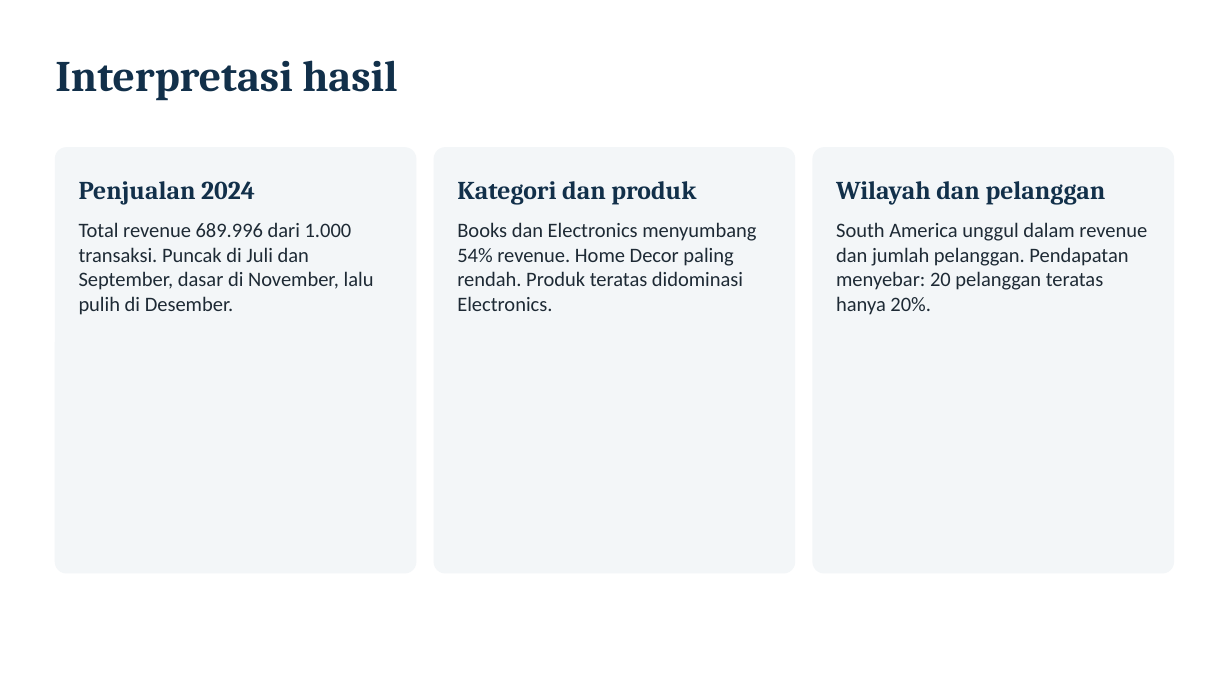
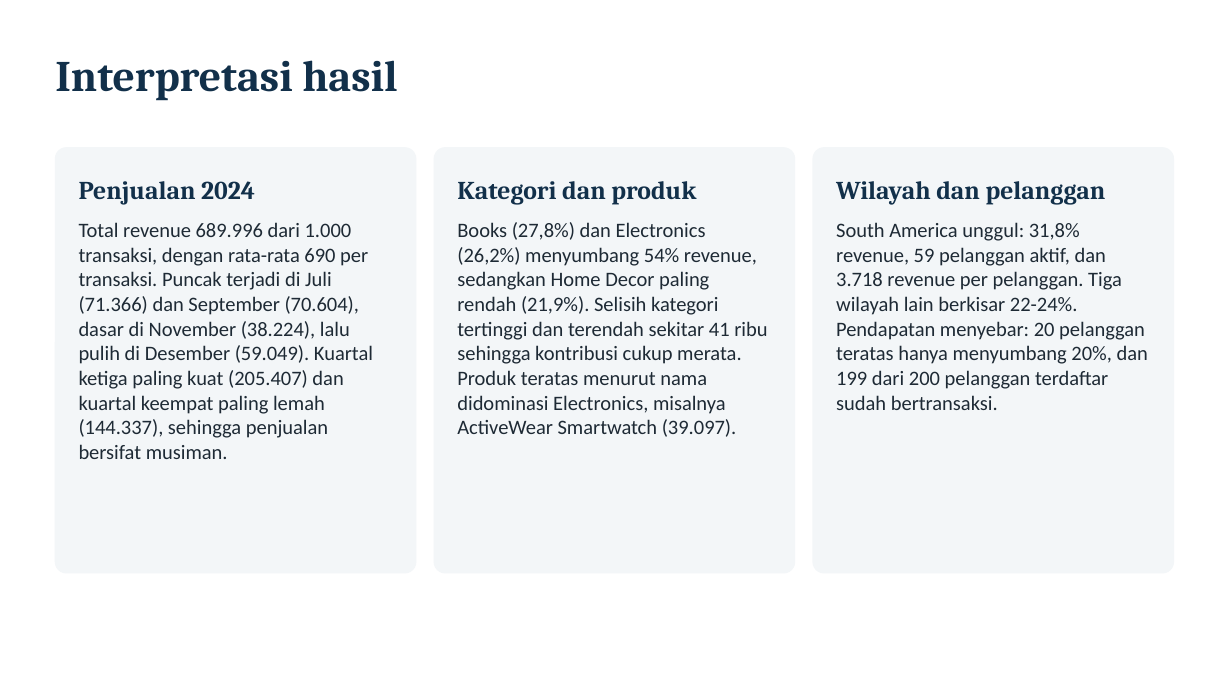
Before and after one commit to farhansech/EXACOUNT, a slide deck: slide 28 of output/EverMart_UTS_BDASC.pptx (slide 21 before the commit). Drawn at 1232x693 pixels with LibreOffice and Linux fonts; fonts in the diff are those of the drawing. Boxes give left, top, right and bottom in pixels: in the first picture for what was removed or moved away, otherwise in the second. Text is boxed around its words. In the diff, an @@ line names an element or a change of style, - is before the commit and + after.

```diff
--- a/output/EverMart_UTS_BDASC.pptx
+++ b/output/EverMart_UTS_BDASC.pptx
@@ text at <box>79,222,373,459</box>: text changed @@
-Total revenue 689.996 dari 1.000 transaksi. Puncak di Juli dan September, dasar di November, lalu pulih di Desember.
+Total revenue 689.996 dari 1.000 transaksi, dengan rata-rata 690 per transaksi. Puncak terjadi di Juli (71.366) dan September (70.604), dasar di November (38.224), lalu pulih di Desember (59.049). Kuartal ketiga paling kuat (205.407) dan kuartal keempat paling lemah (144.337), sehingga penjualan bersifat musiman.
@@ text at <box>457,222,767,437</box>: text changed @@
-Books dan Electronics menyumbang 54% revenue. Home Decor paling rendah. Produk teratas didominasi Electronics.
+Books (27,8%) dan Electronics (26,2%) menyumbang 54% revenue, sedangkan Home Decor paling rendah (21,9%). Selisih kategori tertinggi dan terendah sekitar 41 ribu sehingga kontribusi cukup merata. Produk teratas menurut nama didominasi Electronics, misalnya ActiveWear Smartwatch (39.097).
@@ text at <box>836,222,1148,410</box>: text changed @@
-South America unggul dalam revenue dan jumlah pelanggan. Pendapatan menyebar: 20 pelanggan teratas hanya 20%.
+South America unggul: 31,8% revenue, 59 pelanggan aktif, dan 3.718 revenue per pelanggan. Tiga wilayah lain berkisar 22-24%. Pendapatan menyebar: 20 pelanggan teratas hanya menyumbang 20%, dan 199 dari 200 pelanggan terdaftar sudah bertransaksi.
```
Also in this commit, not shown: 7 other slides changed, 12 slides added, 3 slides removed.
